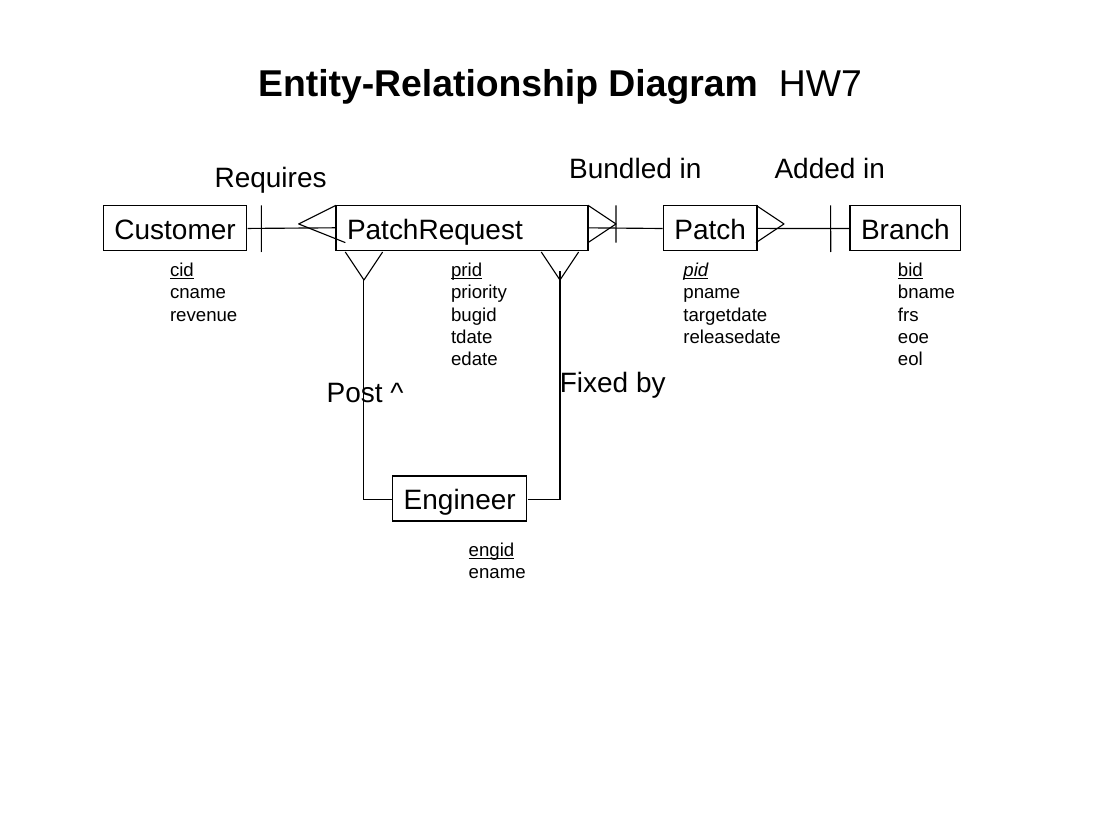
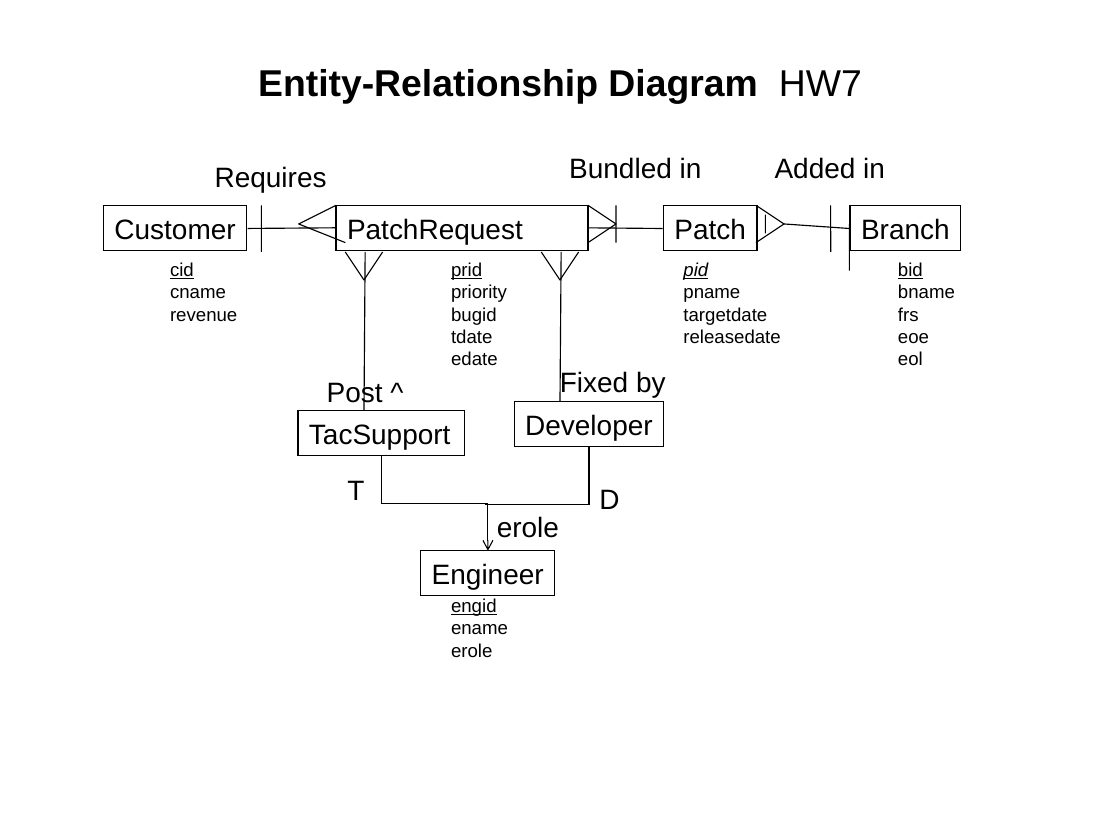
Before and after one commit to kimcharli/src-pe-tools, a slide deck: slide 6 of classes/CS579/dbclass/Project.ppt. Drawn at 1120x840 pixels with LibreOffice and Linux fonts; fonts in the diff are those of the drawing. Boxes give left, top, right and bottom in pixels: in the first picture for what was removed or moved away, otherwise in the second. Text is boxed around its words. In the diff, an @@ line names an element or a change of style, - is before the commit and + after.

```diff
--- a/classes/CS579/dbclass/Project.ppt
+++ b/classes/CS579/dbclass/Project.ppt
@@ line added from (765, 215) to (765, 233), #000000 0.74 pt @@
@@ line moved from (758, 228) - (849, 228) to (784, 224) - (849, 228) @@
@@ line added from (849, 224) to (849, 271), #000000 0.74 pt @@
@@ line added from (364, 411) to (365, 252), #000000 0.74 pt @@
@@ line added from (560, 401) to (561, 252), #000000 0.74 pt @@
@@ elbow line removed from (392, 500) to (364, 280) @@
@@ elbow line removed from (528, 500) to (560, 271) @@
@@ rectangle added at (298,411,465,456), outline #000000 0.74 pt, 18 pt, text #000000 @@
+TacSupport
@@ rectangle added at (514,401,664,446), outline #000000 0.74 pt, 18 pt, text #000000 @@
+Developer
@@ elbow line added from (589, 447) to (485, 504), #000000 0.74 pt @@
@@ elbow arrow added from (382, 456) to (488, 551), #000000 0.74 pt @@
@@ text added at (347,480,364,500), 18 pt, text #000000 @@
+T
@@ text added at (599,489,619,509), 18 pt, text #000000 @@
+D
@@ text added at (497,516,559,538), 18 pt, text #000000 @@
+erole
@@ rectangle "Engineer": place and size @@
-rectangle "Engineer" at (393,476,528,521)
+rectangle "Engineer" at (421,551,556,596)
@@ text "engid": place and size @@
-text "engid" at (469,542,526,579)
+text "engid" at (451,598,508,658)
@@ text at (451,643,492,658): paragraph added @@
+erole
```
Also in this commit, not shown: 3 slides added, 2 other files.
